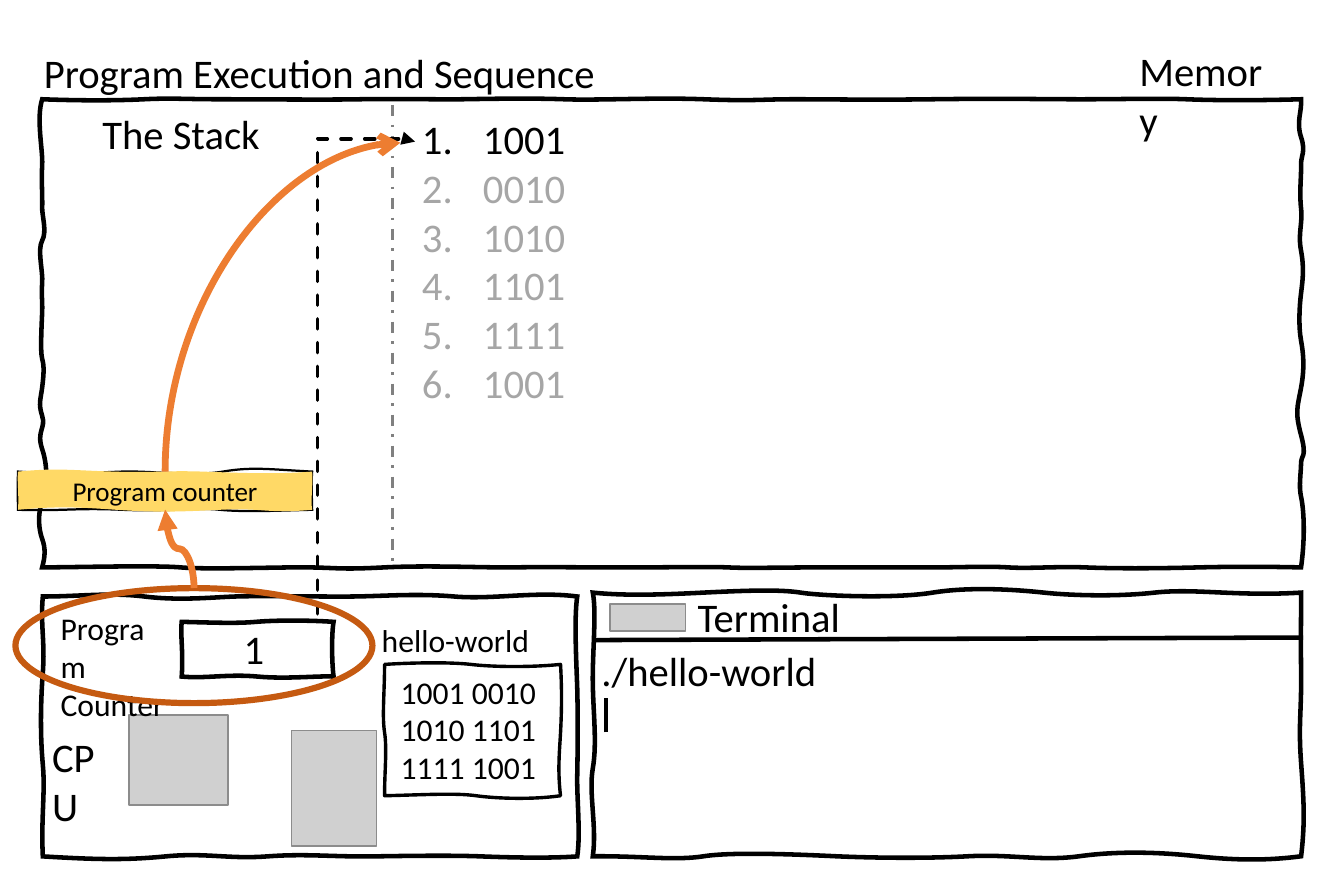
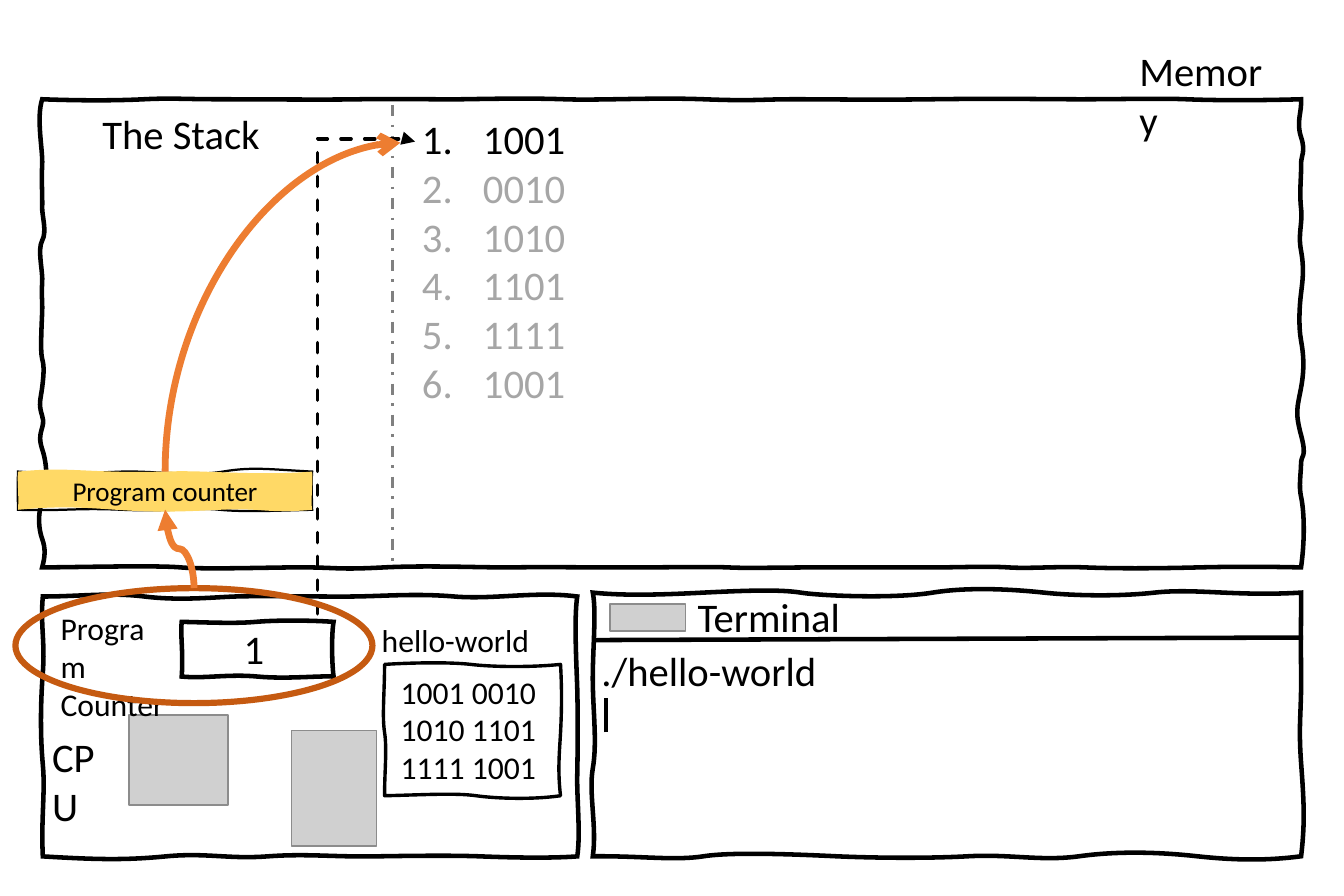
Before and after one commit to splashkit/the-programmers-field-guide, a slide deck: slide 3 of resources/ppt-slides/sequence-data-sequence.pptx. Drawn at 1344x896 pixels with LibreOffice and Linux fonts; fonts in the diff are those of the drawing; grey boxes stand for pictures; background and template pictures are left out. Boxes give left, top, right and bottom in pixels: in the first picture for what was removed or moved away, otherwise in the second. Text is boxed around its words. In the diff, an @@ line names an element or a change of style, - is before the commit and + after.

Commit message:
Remove heading from sequence concept slider.

```diff
--- a/resources/ppt-slides/sequence-data-sequence.pptx
+++ b/resources/ppt-slides/sequence-data-sequence.pptx
@@ text removed at [44, 59, 594, 99] @@
-Program Execution and Sequence
```
Also in this commit, not shown: 6 other slides changed, 9 other files.
